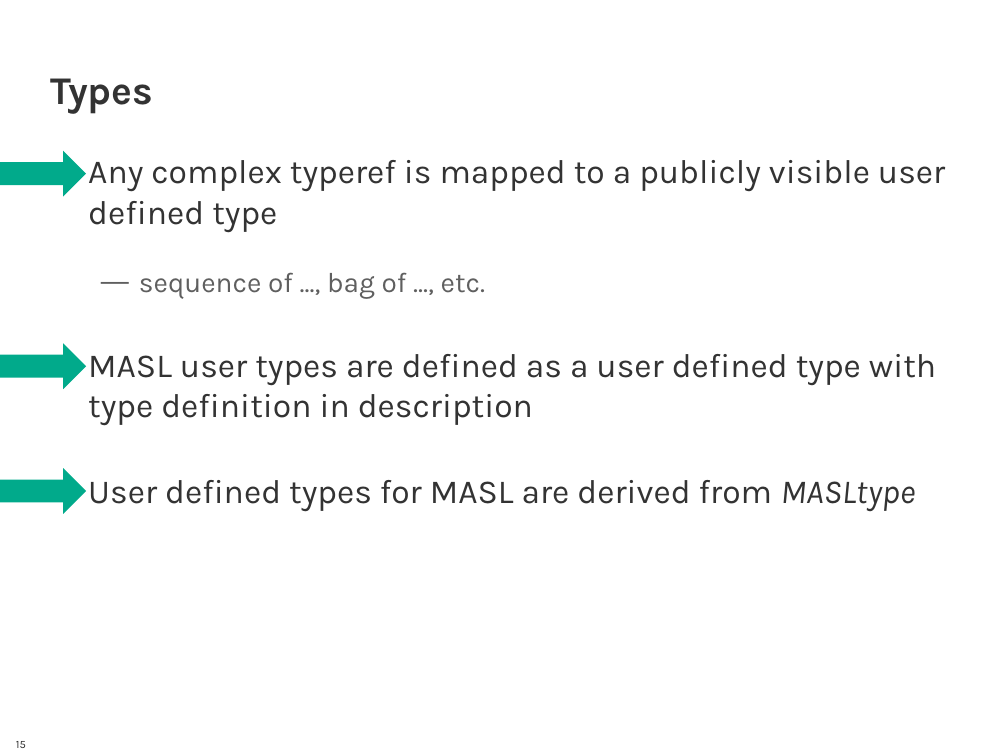
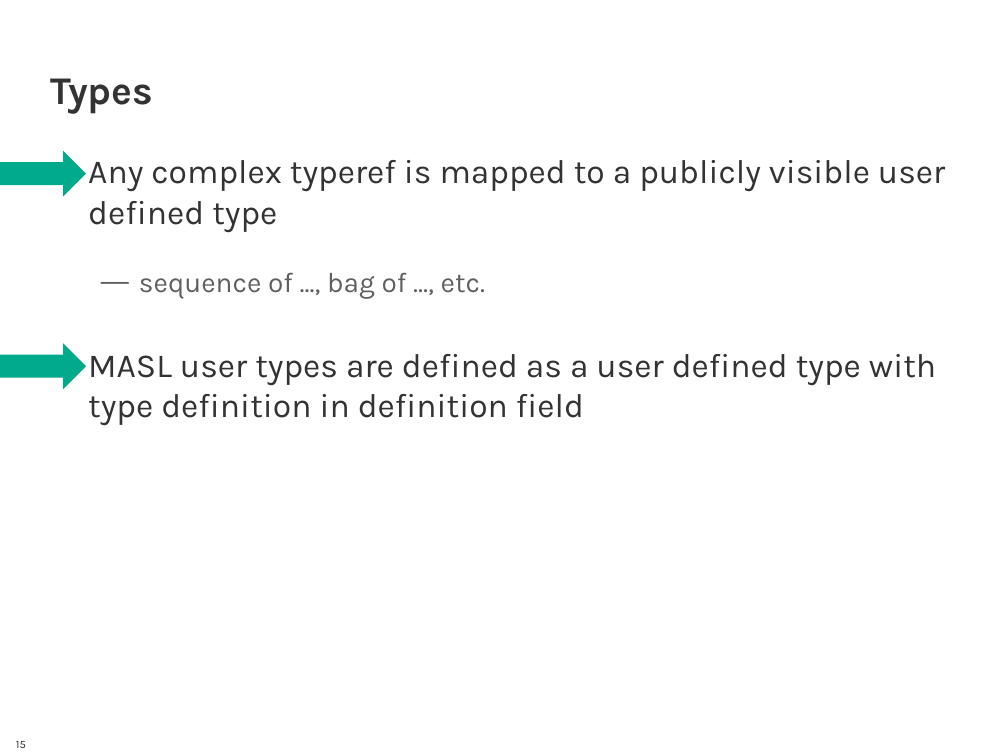
Before and after one commit to xtuml/models, a slide deck: slide 15 of raven/presentations/mapping.pptx. Drawn at 1008x756 pixels with LibreOffice and Linux fonts; fonts in the diff are those of the drawing; background and template pictures are left out. Boxes give left, top, right and bottom in pixels: in the first picture for what was removed or moved away, otherwise in the second. Text is boxed around its words. In the diff, an @@ line names an element or a change of style, - is before the commit and + after.

```diff
--- a/raven/presentations/mapping.pptx
+++ b/raven/presentations/mapping.pptx
@@ text at (x1=88, y1=354, x2=936, y2=426): text changed @@
-■ MASL user types are defined as a user defined type with type definition in description
-■ User defined types for MASL are derived from MASLtype
+■ MASL user types are defined as a user defined type with type definition in definition field
@@ right arrow removed at (x1=0, y1=468, x2=86, y2=513) @@
```
Also in this commit, not shown: 1 other slide changed, 1 slide removed.
